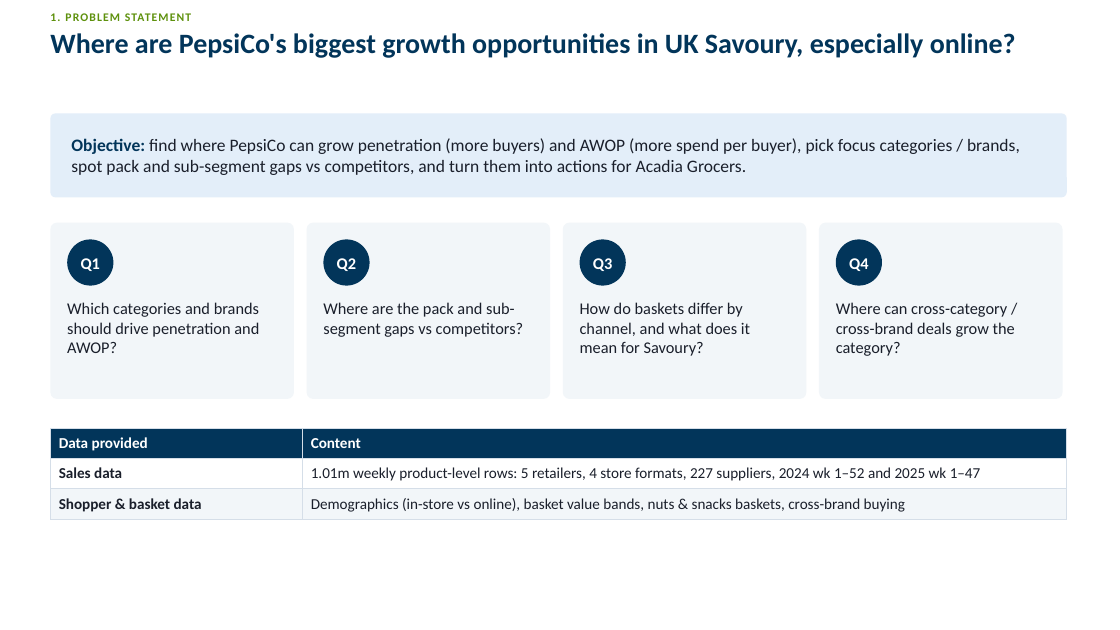
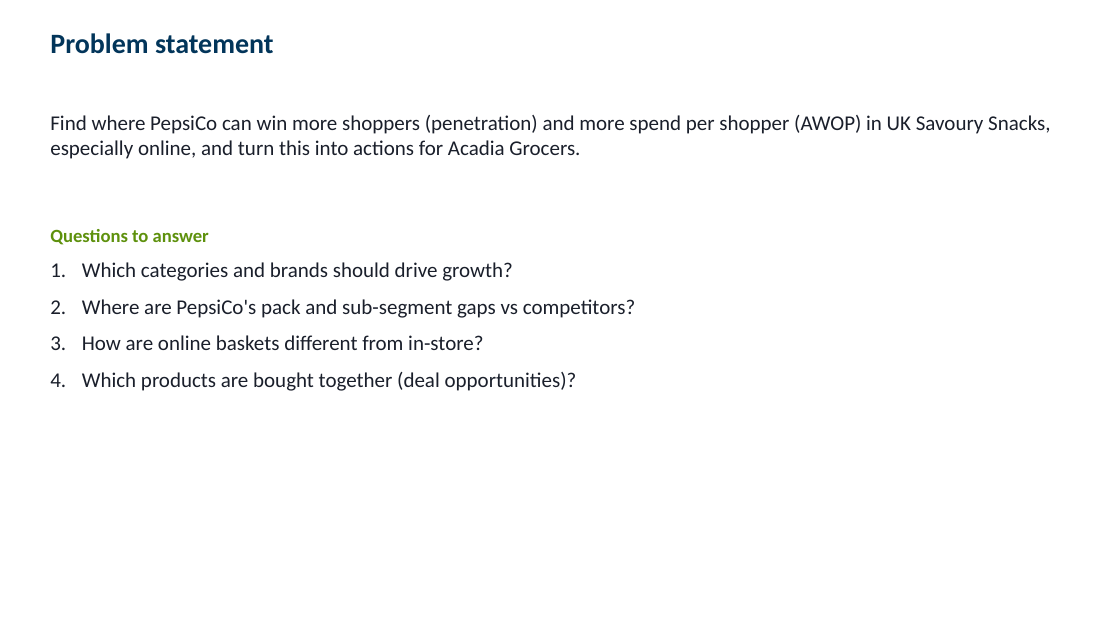
Before and after one commit to harshjunekumar/test-sample, a slide deck: slide 2 of case_study/PepsiCo_Savoury_Case_Study_Deck.pptx. Drawn at 1120x630 pixels with LibreOffice and Linux fonts; fonts in the diff are those of the drawing. Boxes give left, top, right and bottom in pixels: in the first picture for what was removed or moved away, otherwise in the second. Text is boxed around its words. In the diff, an @@ line names an element or a change of style, - is before the commit and + after.

```diff
--- a/case_study/PepsiCo_Savoury_Case_Study_Deck.pptx
+++ b/case_study/PepsiCo_Savoury_Case_Study_Deck.pptx
@@ title "Problem statement" at (x1=50, y1=33, x2=274, y2=54): vertical alignment middle to top @@
@@ title at (x1=50, y1=33, x2=274, y2=54): text changed; size 10 to 24 pt; text colour #5E910D to #02355A @@
-1. PROBLEM STATEMENT
+Problem statement
@@ title removed at (x1=50, y1=33, x2=1016, y2=58) @@
-Where are PepsiCo's biggest growth opportunities in UK Savoury, especially online?
@@ text "Find where PepsiCo can win ..." at (x1=50, y1=115, x2=1050, y2=159): vertical alignment middle to top @@
@@ text at (x1=50, y1=115, x2=1050, y2=159): text changed; size 15 to 18 pt @@
-Objective: find where PepsiCo can grow penetration (more buyers) and AWOP (more spend per buyer), pick focus categories / brands, spot pack and sub-segment gaps vs competitors, and turn them into actions for Acadia Grocers.
+Find where PepsiCo can win more shoppers (penetration) and more spend per shopper (AWOP) in UK Savoury Snacks, especially online, and turn this into actions for Acadia Grocers.
@@ rounded rectangle removed at (x1=50, y1=113, x2=1067, y2=197) @@
@@ rounded rectangle removed at (x1=50, y1=223, x2=294, y2=399) @@
@@ text added at (x1=50, y1=229, x2=209, y2=245), 16 pt, text #5E910D, bold @@
+Questions to answer
@@ ellipse removed at (x1=67, y1=239, x2=113, y2=286) @@
@@ rounded rectangle removed at (x1=307, y1=223, x2=550, y2=399) @@
@@ ellipse removed at (x1=323, y1=239, x2=370, y2=286) @@
@@ rounded rectangle removed at (x1=563, y1=223, x2=807, y2=399) @@
@@ ellipse removed at (x1=580, y1=239, x2=626, y2=286) @@
@@ rounded rectangle removed at (x1=819, y1=223, x2=1063, y2=399) @@
@@ ellipse removed at (x1=836, y1=239, x2=882, y2=286) @@
@@ text removed at (x1=81, y1=258, x2=100, y2=271) @@
-Q1
@@ text added at (x1=82, y1=262, x2=635, y2=391), 18 pt, text #1A1F2B @@
+1. Which categories and brands should drive growth?
+2. Where are PepsiCo's pack and sub-segment gaps vs competitors?
+3. How are online baskets different from in-store?
+4. Which products are bought together (deal opportunities)?
@@ text removed at (x1=337, y1=258, x2=356, y2=271) @@
-Q2
@@ text removed at (x1=593, y1=258, x2=612, y2=271) @@
-Q3
@@ text removed at (x1=849, y1=258, x2=868, y2=271) @@
-Q4
@@ text removed at (x1=67, y1=302, x2=259, y2=353) @@
-Which categories and brands should drive penetration and AWOP?
@@ text removed at (x1=323, y1=302, x2=524, y2=337) @@
-Where are the pack and sub-segment gaps vs competitors?
@@ text removed at (x1=580, y1=302, x2=750, y2=356) @@
-How do baskets differ by channel, and what does it mean for Savoury?
@@ text removed at (x1=836, y1=302, x2=1015, y2=356) @@
-Where can cross-category / cross-brand deals grow the category?
@@ table removed at (x1=50, y1=429, x2=1067, y2=516), 3 rows, 2 columns @@
-Data provided | Content
-Sales data | 1.01m weekly product-level rows: 5 retailers, 4 store formats, 227 suppliers, 2024 wk 1–52 and 2025 wk 1–47
-Shopper & basket data | Demographics (in-store vs online), basket value bands, nuts & snacks baskets, cross-brand buying
```
Also in this commit, not shown: 6 other slides changed, 2 slides added, 2 slides removed.
